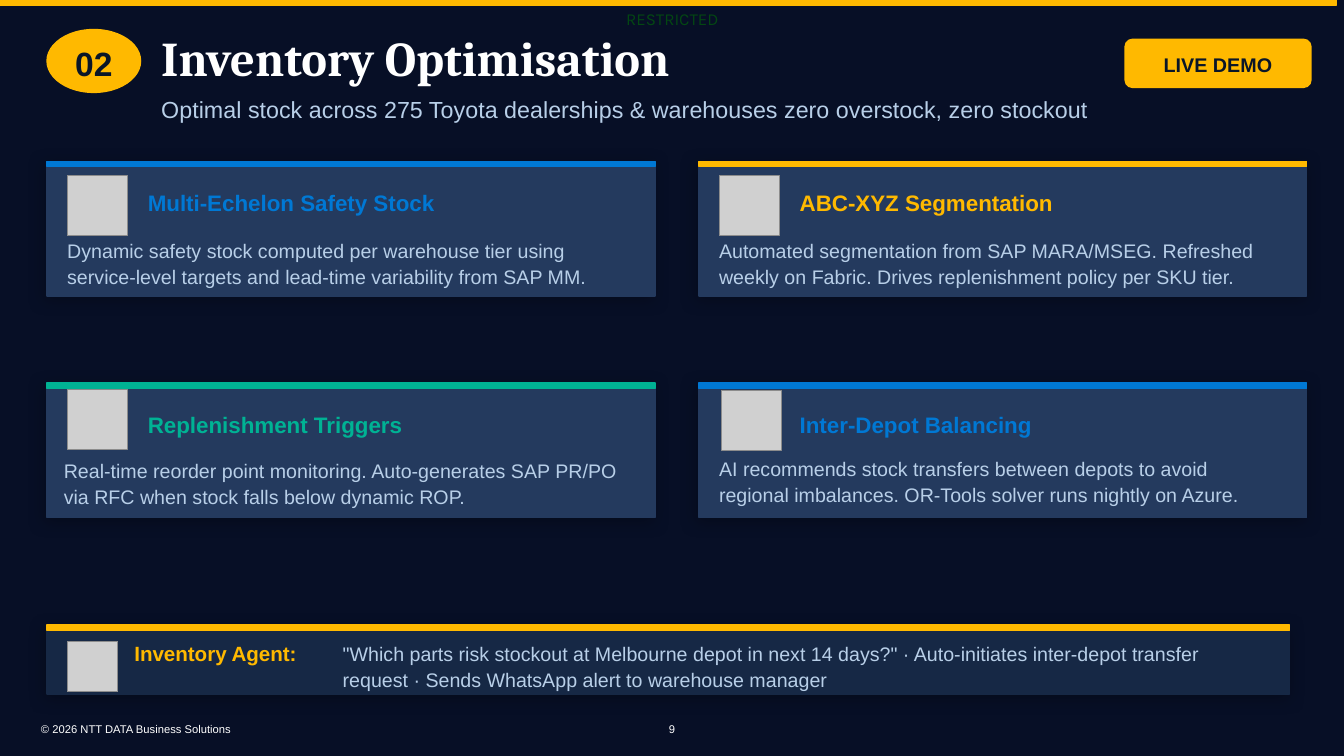
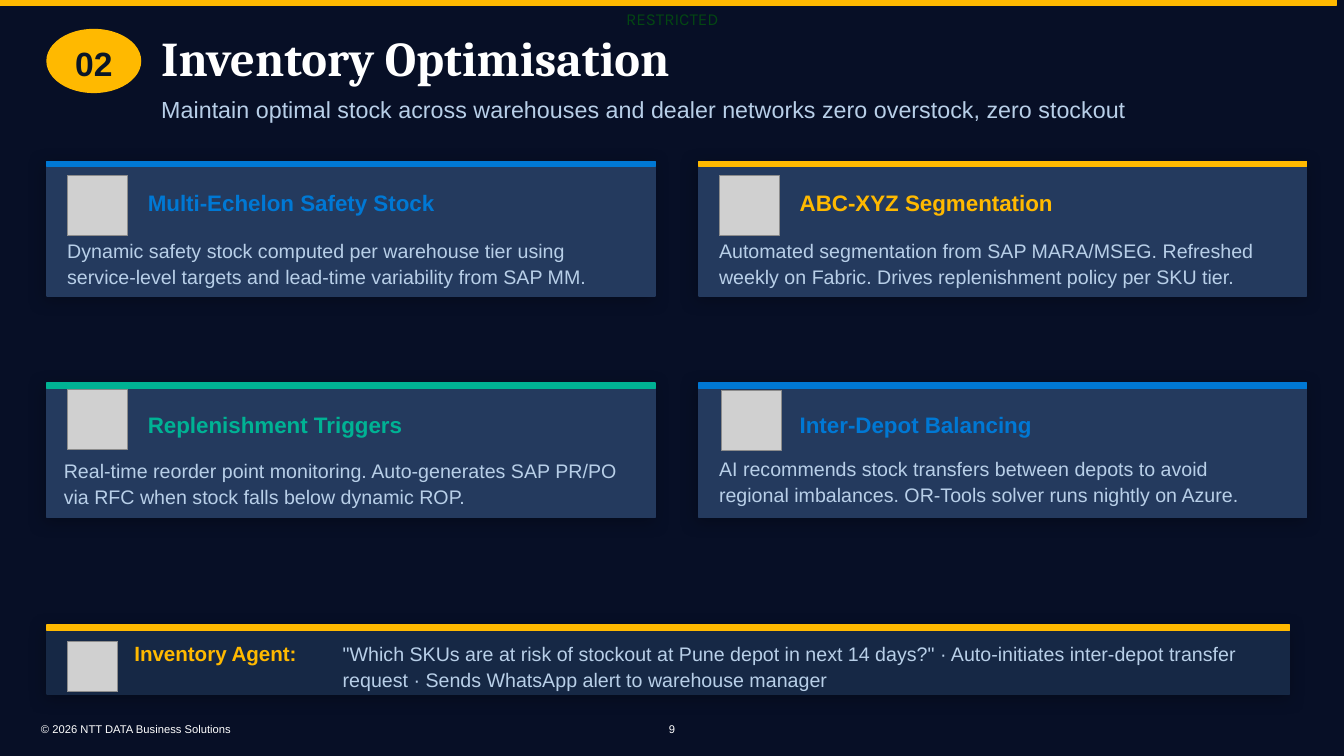
Before and after one commit to bhartiya75/ntt, a slide deck: slide 9 of backend/generated_ppts/NDBS_SAP_Supply_Chain_AI_v2.0.pptx. Drawn at 1344x756 pixels with LibreOffice and Linux fonts; fonts in the diff are those of the drawing; grey boxes stand for pictures; background and template pictures are left out. Boxes give left, top, right and bottom in pixels: in the first picture for what was removed or moved away, otherwise in the second. Text is boxed around its words. In the diff, an @@ line names an element or a change of style, - is before the commit and + after.

```diff
--- a/backend/generated_ppts/NDBS_SAP_Supply_Chain_AI_v2.0.pptx
+++ b/backend/generated_ppts/NDBS_SAP_Supply_Chain_AI_v2.0.pptx
@@ rounded rectangle removed at [1124,38,1312,88] @@
-LIVE DEMO
@@ text at [161,101,1125,123]: text changed @@
-Optimal stock across 275 Toyota dealerships & warehouses zero overstock, zero stockout
+Maintain optimal stock across warehouses and dealer networks zero overstock, zero stockout
@@ text at [343,647,1235,691]: text changed @@
-"Which parts risk stockout at Melbourne depot in next 14 days?" · Auto-initiates inter-depot transfer request · Sends WhatsApp alert to warehouse manager
+"Which SKUs are at risk of stockout at Pune depot in next 14 days?" · Auto-initiates inter-depot transfer request · Sends WhatsApp alert to warehouse manager
```
Also in this commit, not shown: 12 other slides changed, 1 other file.
